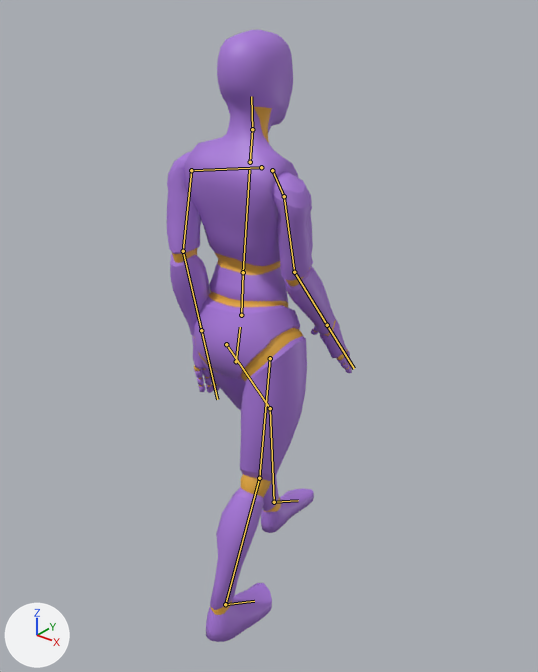
The glTF model jogo-t1/modelos/manequim-f-roxa.glb, before and after one commit.
The view is the same before and after, from a camera (50 mm lens) standing at (1.287, -1.483, 1.905) and looking at (0.001, 0.126, 0.908). Lighting does not change. The marker at lower left points along +X, +Y and +Z. The picture after the commit comes second. Both versions are drawn at frame 30 of the action 'andar_v3_fase2'; the numbers are the values there. The bones that change, and the others that lie on the model, are drawn over the model as lines.

In view in the first picture: 'Mannequin_F'.
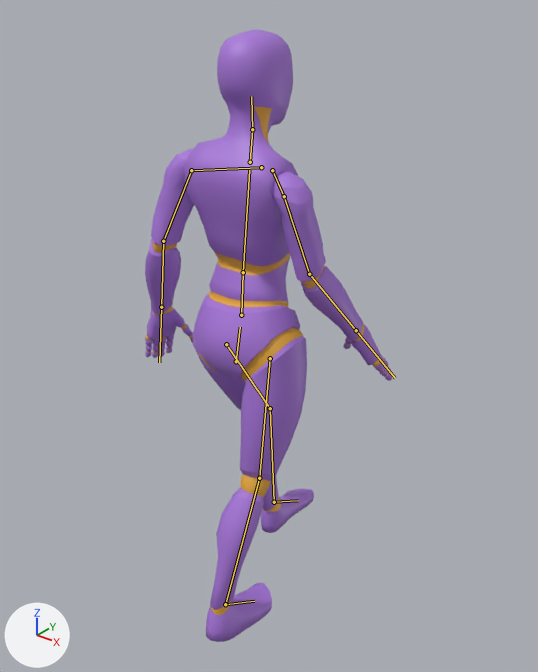
Pixel boxes [x1, y1, x2, y2] of what changed, in the pictures (538 x 672 px):
'Mannequin_F', posed (33% wider): before [167, 30, 353, 642]; after [145, 30, 393, 642]
bone 'upper_arm.L', root to tip: before (191, 170) to (183, 251); after (191, 170) to (163, 241)
bone 'upper_arm.R', root to tip: before (284, 196) to (294, 272); after (284, 196) to (309, 274)

The change in detail:
Bone 'upper_arm.L' (bone_upper_arm_l) turns from (-92, 10, 8) to (-72, 5, 12) degrees about its own x, y and z.
Bone 'upper_arm.R' (bone_upper_arm_r) turns from (-83, 15, 10) to (-69, 11, 13) degrees about its own x, y and z.
